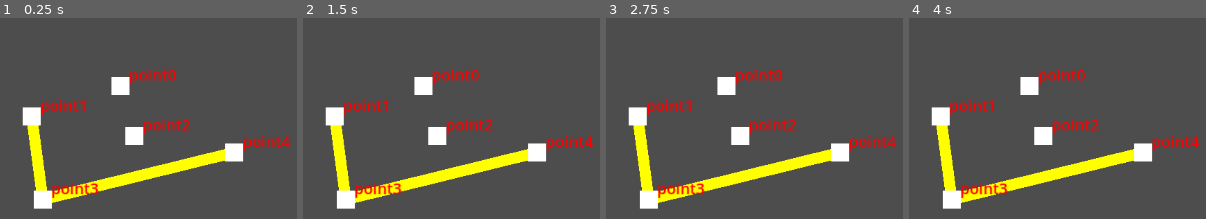
Above: before the commit, frames 1-4 (left to right).
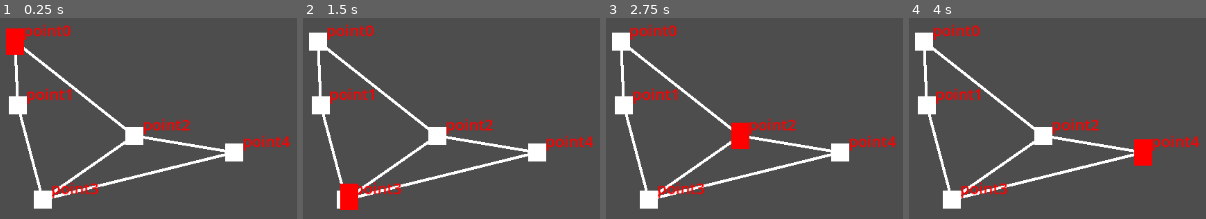
Above: after the commit, the same moments.

Repository: GreyedOutName/ChronoPunk-ForDevConManila
Game: Godot game, scene res://Scenes/main_scene.tscn
Two runs of this game, one before a commit and one after it. Both use one fixed random seed, a clock stepped at 60 frames per second and the inputs below.
Inputs (mouse positions are in pixels of both pictures, inside the frame that each line leads up to):
- Up to frame 1 (0.25 s): no input
- Up to frame 2 (1.5 s): tap Enter at 0.5 s; move the mouse to (573, 68) at 0.52 s; click (573, 68) at 0.6 s; tap Space at 1.25 s; move the mouse to (outside the picture) at 1.27 s; click (outside the picture) at 1.35 s
- Up to frame 3 (2.75 s): tap Enter at 2 s; move the mouse to (outside the picture) at 2.02 s; click (outside the picture) at 2.1 s
- Up to frame 4 (4 s): tap Space at 2.75 s; move the mouse to (965, 180) at 2.77 s; click (965, 180) at 2.85 s; tap Enter at 3.5 s; move the mouse to (outside the picture) at 3.52 s; click (outside the picture) at 3.6 s

The runs differ from the first frame. In frame 1, 11% of the frame differs, in the area x 2-76%, y 2-93%; in frame 2, 12%; in frame 3, 12%; in frame 4, 12%.

Commit message:
Completion of Grid and Movement Skeleton Code

Diff:
--- a/Scenes/main_scene.tscn
+++ b/Scenes/main_scene.tscn
@@ -1,27 +1,44 @@
-[gd_scene load_steps=3 format=3 uid="uid://c7p4wvthpujqt"]
+[gd_scene load_steps=5 format=3 uid="uid://c7p4wvthpujqt"]
 
 [ext_resource type="Script" uid="uid://csns72yt0bu78" path="res://Scripts/path_controller.gd" id="1_52fb6"]
-[ext_resource type="PackedScene" uid="uid://bd5yeg2sylr80" path="res://objects/point.tscn" id="2_6l7je"]
+[ext_resource type="PackedScene" uid="uid://bd5yeg2sylr80" path="res://objects/grid_point.tscn" id="2_6l7je"]
+[ext_resource type="Script" uid="uid://d3fpjkrky5lhl" path="res://Scripts/turn_controller.gd" id="2_x6ack"]
+[ext_resource type="PackedScene" uid="uid://cmvmi1eqfgt6a" path="res://objects/player.tscn" id="4_x6ack"]
 
 [node name="MainScene" type="Node2D"]
 
 [node name="Camera2D" type="Camera2D" parent="."]
 zoom = Vector2(4, 4)
 
-[node name="PathController" type="Node2D" parent="Camera2D"]
+[node name="PathController" type="Node2D" parent="."]
 script = ExtResource("1_52fb6")
 
-[node name="point0" parent="." instance=ExtResource("2_6l7je")]
-position = Vector2(9, -2)
+[node name="TurnController" type="Node2D" parent="."]
+script = ExtResource("2_x6ack")
 
-[node name="point1" parent="." instance=ExtResource("2_6l7je")]
-position = Vector2(-23, 9)
+[node name="Player" parent="." instance=ExtResource("4_x6ack")]
+z_index = 1
+position = Vector2(-29, -18)
 
-[node name="point2" parent="." instance=ExtResource("2_6l7je")]
+[node name="pointArray" type="Node" parent="."]
+
+[node name="point0" parent="pointArray" instance=ExtResource("2_6l7je")]
+position = Vector2(-29, -18)
+
+[node name="point1" parent="pointArray" instance=ExtResource("2_6l7je")]
+position = Vector2(-28, 5)
+
+[node name="point2" parent="pointArray" instance=ExtResource("2_6l7je")]
 position = Vector2(14, 16)
 
-[node name="point3" parent="." instance=ExtResource("2_6l7je")]
+[node name="point3" parent="pointArray" instance=ExtResource("2_6l7je")]
 position = Vector2(-19, 39)
 
-[node name="point4" parent="." instance=ExtResource("2_6l7je")]
+[node name="point4" parent="pointArray" instance=ExtResource("2_6l7je")]
 position = Vector2(50, 22)
+
+[node name="Control" type="Control" parent="."]
+layout_mode = 3
+anchors_preset = 0
+offset_right = 40.0
+offset_bottom = 40.0
--- a/Scripts/path_controller.gd
+++ b/Scripts/path_controller.gd
@@ -3,13 +3,24 @@
 var AStar = AStar2D.new()
 var line: Line2D
 
-func _ready():
+func getAstar():
+	return AStar;
+
+func drawLine(firstPos:int,secondPos:int):
 	# Create and add Line2D node to draw the path
 	line = Line2D.new()
 	add_child(line)
-	line.width = 4
-	line.default_color = Color(128, 150, 0) # red line
+	line.width = 1
+	line.default_color = Color(128, 128, 128)
 
+	# Get path from 0 to 3
+	var path = AStar.get_point_path(firstPos, secondPos)  # returns actual positions, unlike get_id_path
+
+	# Draw path using Line2D
+	for pos in path:
+		line.add_point(pos)
+
+func addPointsToAstar():
 	# Get all path nodes
 	var points = get_tree().get_nodes_in_group("PathNodes")
 
@@ -18,15 +29,20 @@
 		AStar.add_point(i, points[i].position, 1.0)
 
 	# Connect points (example setup)
+	# Set this for each level
 	AStar.connect_points(0, 1)
+	drawLine(0,1)
 	AStar.connect_points(0, 2)
+	drawLine(0,2)
 	AStar.connect_points(1, 3)
+	drawLine(1,3)
 	AStar.connect_points(2, 3)
+	drawLine(2,3)
+	AStar.connect_points(2, 4)
+	drawLine(2,4)
 	AStar.connect_points(3, 4)
+	drawLine(3,4)
 
-	# Get path from 0 to 3
-	var path = AStar.get_point_path(1, 4)  # returns actual positions, unlike get_id_path
-
-	# Draw path using Line2D
-	for pos in path:
-		line.add_point(pos)
+func _ready():
+	addPointsToAstar();
+	drawLine(0,4);
--- /dev/null
+++ b/Scripts/player.gd
@@ -0,0 +1,30 @@
+extends CharacterBody2D
+
+var speed = 100;
+var click_position;
+var target_position = null;
+var Astar;
+
+
+func _ready():
+	Astar = get_tree().root.get_node("MainScene/PathController").getAstar()
+
+func movePlayer(roughTargetPosition):
+	#next_point and current_point gives values equal to a point index in the Astar Object
+	var next_point = Astar.get_closest_point(roughTargetPosition)
+	var current_point = Astar.get_closest_point(position)
+	if next_point!=current_point:
+		var path = Astar.get_point_path(current_point,next_point)
+		target_position = path[1]
+
+func _physics_process(_delta):
+	if Input.is_action_just_pressed("leftclick"):
+		click_position = get_global_mouse_position()
+		movePlayer(click_position)
+
+	if target_position != global_position && target_position != null:
+		var direction = target_position - global_position
+		velocity = direction * speed
+		move_and_slide()
+	else:
+		velocity = Vector2.ZERO
--- /dev/null
+++ b/Scripts/turn_controller.gd
@@ -0,0 +1,3 @@
+extends Node2D
+
+@export var turnLabel:Label;
--- /dev/null
+++ b/objects/player.tscn
@@ -0,0 +1,20 @@
+[gd_scene load_steps=4 format=3 uid="uid://cmvmi1eqfgt6a"]
+
+[ext_resource type="Script" uid="uid://d3fex2qvfes6h" path="res://Scripts/player.gd" id="1_eqqp1"]
+
+[sub_resource type="RectangleShape2D" id="RectangleShape2D_6l7je"]
+size = Vector2(11, 17)
+
+[sub_resource type="CanvasTexture" id="CanvasTexture_jv6wh"]
+
+[node name="Player" type="CharacterBody2D"]
+visibility_layer = 512
+script = ExtResource("1_eqqp1")
+
+[node name="CollisionShape2D" type="CollisionShape2D" parent="."]
+shape = SubResource("RectangleShape2D_6l7je")
+
+[node name="Sprite2D" type="Sprite2D" parent="."]
+modulate = Color(1, 0, 0, 1)
+scale = Vector2(6.5, 9.5)
+texture = SubResource("CanvasTexture_jv6wh")
--- a/project.godot
+++ b/project.godot
@@ -14,3 +14,11 @@
 run/main_scene="res://Scenes/main_scene.tscn"
 config/features=PackedStringArray("4.4", "Forward Plus")
 config/icon="res://icon.svg"
+
+[input]
+
+leftclick={
+"deadzone": 0.2,
+"events": [Object(InputEventMouseButton,"resource_local_to_scene":false,"resource_name":"","device":-1,"window_id":0,"alt_pressed":false,"shift_pressed":false,"ctrl_pressed":false,"meta_pressed":false,"button_mask":0,"position":Vector2(0, 0),"global_position":Vector2(0, 0),"factor":1.0,"button_index":1,"canceled":false,"pressed":false,"double_click":false,"script":null)
+]
+}
Not shown, added: Scripts/player.gd.uid
Not shown, added: Scripts/turn_controller.gd.uid
Renamed: objects/point.tscn -> objects/grid_point.tscn
